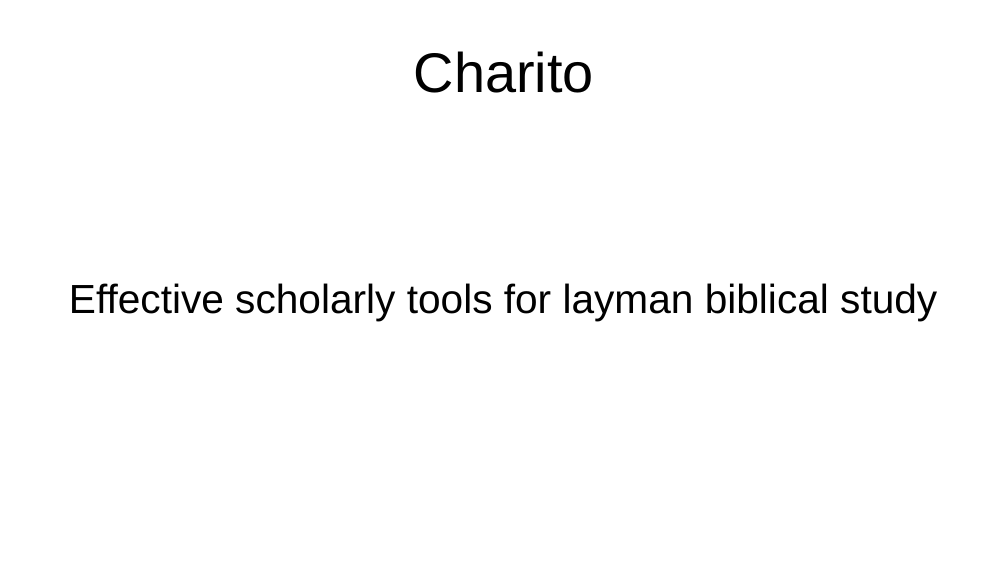
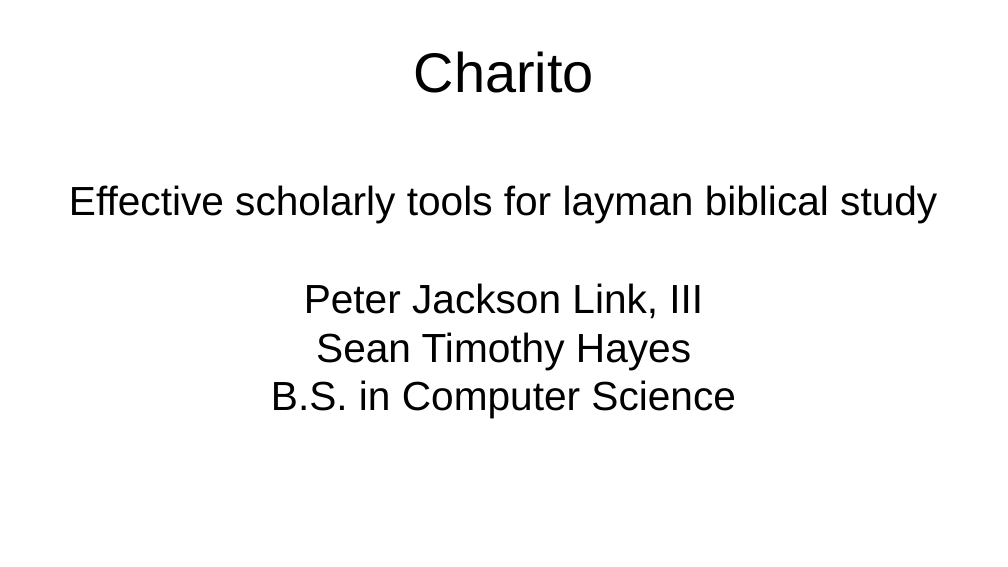
Before and after one commit to flashcardsmobile-admin/csci-portfolio, a slide deck: slide 1 of project-presentation.odp. Drawn at 1008x567 pixels with LibreOffice and Linux fonts; fonts in the diff are those of the drawing. Boxes give left, top, right and bottom in pixels: in the first picture for what was removed or moved away, otherwise in the second. Text is boxed around its words. In the diff, an @@ line names an element or a change of style, - is before the commit and + after.

```diff
--- a/project-presentation.odp
+++ b/project-presentation.odp
@@ subtitle at (x1=271, y1=283, x2=736, y2=418): paragraphs added @@
+Peter Jackson Link, III
+Sean Timothy Hayes
+B.S. in Computer Science
```
Also in this commit, not shown: 3 other slides changed, 2 slides added, 3 other files.
